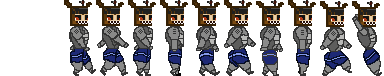
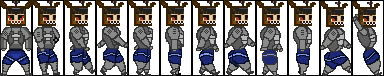
Two versions of the same layered image (w=384, h=76). Layer-by-layer changes:
showed group "face front" (1 layers) over (0, 0, 32, 76)
showed group "3/4 standing" (4 layers) over (32, 0, 60, 76)
showed group "bgs" (12 layers) over (0, 0, 384, 76)
